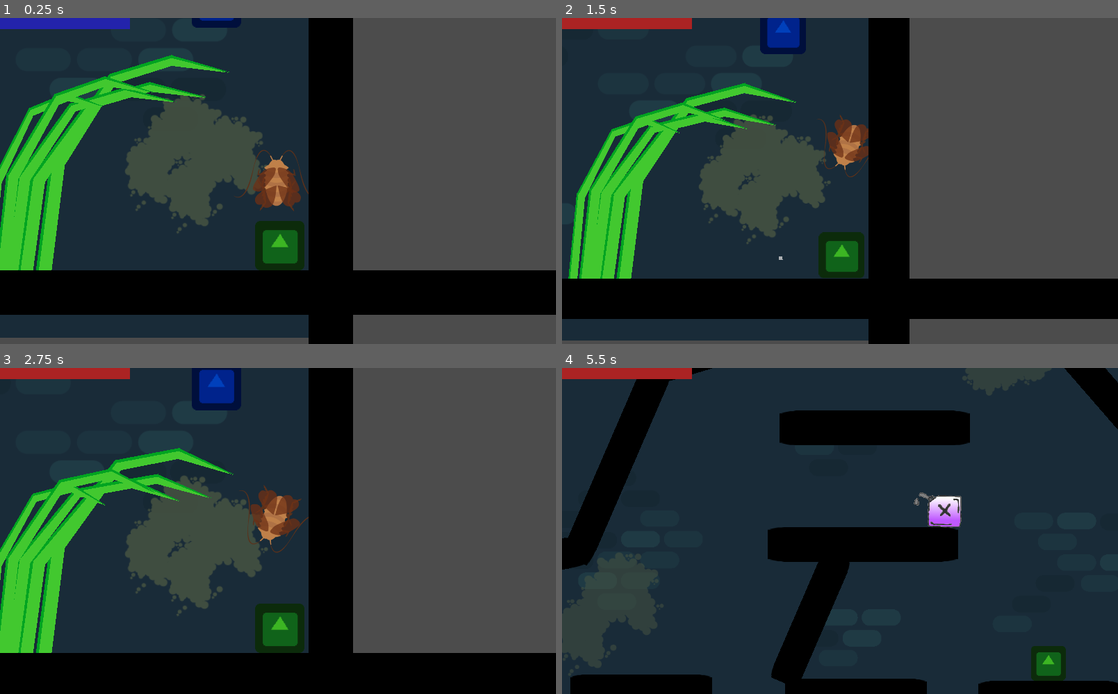
Above: before the commit, frames 1-4 (two rows, left to right).
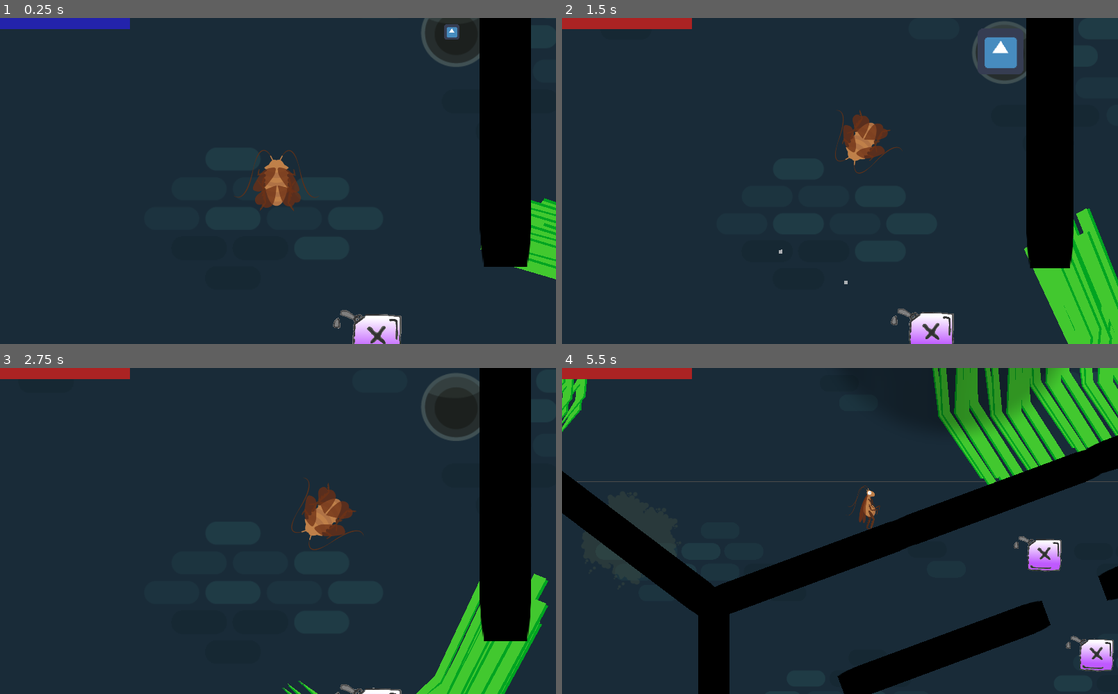
Above: after the commit, the same moments.

Repository: ChibiDenDen/Jook
Game: Godot game, scene res://Scenes/PhysicsGame.tscn
Two runs of this game, one before a commit and one after it. Both use one fixed random seed, a clock stepped at 60 frames per second and the inputs below. The engine's default icon, where the game draws it, is replaced by a stand-in: a white triangle on a blue panel in a dark square.
Inputs (mouse positions are in pixels of both pictures, inside the frame that each line leads up to):
- Up to frame 1 (0.25 s): no input
- Up to frame 2 (1.5 s): move the mouse to (600, 291) at 0.52 s; hold Space (action) 0.53-1.28 s; hold Right (ui_right) from 0.53 s (still down); click (600, 291) at 0.67 s; tap Up (ui_up) at 0.77 s; move the mouse to (600, 288) at 1.27 s; tap Space (action) at 1.35 s; click (600, 288) at 1.42 s
- Up to frame 3 (2.75 s): tap Up (ui_up) at 1.52 s; move the mouse to (11, 667) at 2.02 s; release Right (ui_right) at 2.03 s; hold Left (ui_left) from 2.03 s (still down); hold Space (action) from 2.03 s (still down); click (11, 667) at 2.17 s
- Up to frame 4 (5.5 s): move the mouse to (812, 596) at 2.77 s; release Left (ui_left) at 2.78 s; release Space (action) at 2.78 s; hold Right (ui_right) 2.78-4.28 s; tap Space (action) at 2.85, 4.35 s; click (812, 596) at 2.92 s; tap Up (ui_up) at 3.02, 3.77, 4.52 s; move the mouse to (584, 641) at 3.52 s; hold Space (action) 3.53-4.28 s; click (584, 641) at 3.67 s; move the mouse to (673, 482) at 4.27 s; hold Left (ui_left) 4.28-5.03 s; move the mouse to (867, 531) at 5.02 s; hold Right (ui_right) from 5.03 s (still down); hold Space (action) from 5.03 s (still down); click (867, 531) at 5.17 s

The runs differ from the first frame. In frame 1, 67% of the frame differs, in the area x 0-100%, y 0-100%; in frame 2, 66%; in frame 3, 67%; in frame 4, 37%.

Commit message:
Add breakable walls

Diff:
--- /dev/null
+++ b/Objects/Obstacles/Walls/BreakableWall.gd
@@ -0,0 +1,21 @@
+extends StaticBody2D
+
+
+# Declare member variables here. Examples:
+# var a = 2
+# var b = "text"
+
+
+# Called when the node enters the scene tree for the first time.
+func _ready():
+	pass # Replace with function body.
+
+
+# Called every frame. 'delta' is the elapsed time since the previous frame.
+#func _process(delta):
+#	pass
+
+
+func will_break():
+	#TODO: something cooler
+	queue_free()
--- /dev/null
+++ b/Objects/Obstacles/Walls/BreakableWall.tscn
@@ -0,0 +1,26 @@
+[gd_scene load_steps=5 format=2]
+
+[ext_resource path="res://icon.png" type="Texture" id=1]
+[ext_resource path="res://Objects/Obstacles/Walls/BreakableWall.gd" type="Script" id=2]
+
+[sub_resource type="PhysicsMaterial" id=1]
+
+[sub_resource type="RectangleShape2D" id=2]
+extents = Vector2( 32, 32 )
+
+[node name="BreakableWall" type="StaticBody2D" groups=[
+"Breakable",
+"Crash",
+]]
+position = Vector2( 121, 313 )
+scale = Vector2( 1.96, 6.96 )
+collision_mask = 3
+physics_material_override = SubResource( 1 )
+script = ExtResource( 2 )
+
+[node name="Sprite" type="Sprite" parent="."]
+modulate = Color( 0, 0, 0, 0.388235 )
+texture = ExtResource( 1 )
+
+[node name="CollisionShape2D" type="CollisionShape2D" parent="."]
+shape = SubResource( 2 )
--- a/Objects/Player/Player.gd
+++ b/Objects/Player/Player.gd
@@ -151,5 +151,12 @@
 	if shield_timer > 0:
 		return
 
-	if (last_linear_velocity - linear_velocity).length() > survivable_hit_force:
+	var force := (last_linear_velocity - linear_velocity).length()
+
+	if body.is_in_group("Breakable"):
+		if force > survivable_hit_force * 2:
+			body.will_break()
+		return
+
+	if force > survivable_hit_force:
 		get_hit()
--- a/Scenes/PhysicsGame.tscn
+++ b/Scenes/PhysicsGame.tscn
@@ -14,6 +14,7 @@
 [ext_resource path="res://Objects/Obstacles/Lurker/Lurker.tscn" type="PackedScene" id=12]
 [ext_resource path="res://Objects/PowerUps/Shield/Shield.tscn" type="PackedScene" id=13]
 [ext_resource path="res://Objects/Teleport/Teleporter.tscn" type="PackedScene" id=14]
+[ext_resource path="res://Objects/Obstacles/Walls/BreakableWall.tscn" type="PackedScene" id=15]
 
 [node name="PhysicsGame" type="Node2D"]
 
@@ -39,7 +40,7 @@
 texture = ExtResource( 9 )
 
 [node name="Player" type="Node2D" parent="."]
-position = Vector2( 1768, 768 )
+position = Vector2( -1216, -920 )
 
 [node name="PlayerFly" parent="Player" instance=ExtResource( 1 )]
 
@@ -85,7 +86,7 @@
 scale = Vector2( 0.89, -200 )
 
 [node name="Wall6" parent="Walls" instance=ExtResource( 2 )]
-position = Vector2( -296, -2400 )
+position = Vector2( -296, -2600 )
 rotation = 1.5708
 scale = Vector2( 0.89, -200 )
 
@@ -223,7 +224,7 @@
 scale = Vector2( 1.033, 60 )
 
 [node name="Wall52" parent="Walls" instance=ExtResource( 2 )]
-position = Vector2( -1880, -1864 )
+position = Vector2( -1880, -1904 )
 scale = Vector2( 0.9, 16 )
 
 [node name="Wall53" parent="Walls" instance=ExtResource( 2 )]
@@ -319,6 +320,10 @@
 rotation = 1.5708
 scale = Vector2( 1, 5.47166 )
 
+[node name="BreakableWall" parent="Walls" instance=ExtResource( 15 )]
+position = Vector2( -2088, -2376 )
+rotation = 1.5708
+
 [node name="Checkpoints" type="Node" parent="."]
 
 [node name="Checkpoint" parent="Checkpoints" instance=ExtResource( 3 )]
Not shown: 1 places in Scenes/PhysicsGame.tscn that only renumber resources
